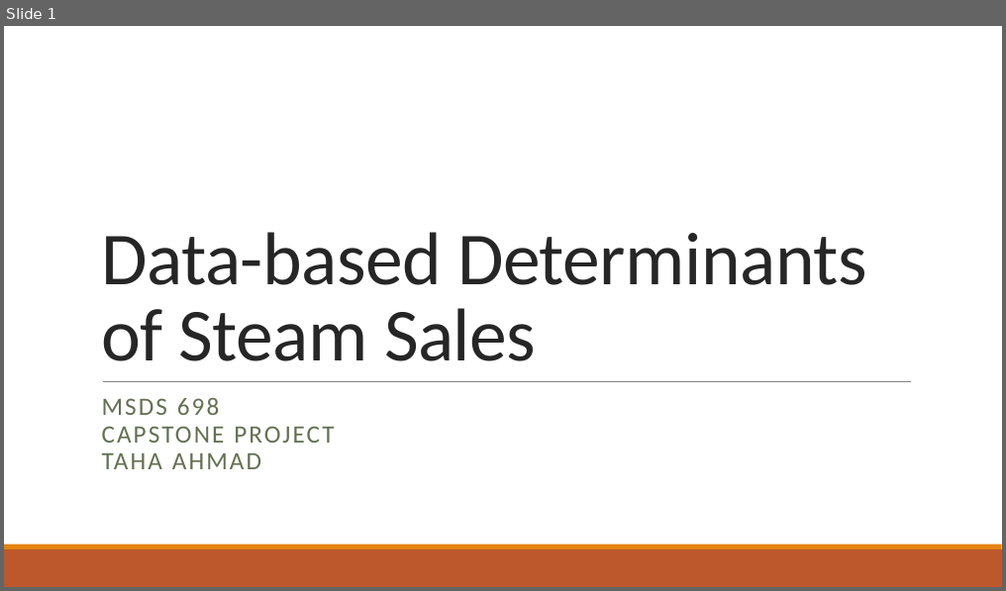
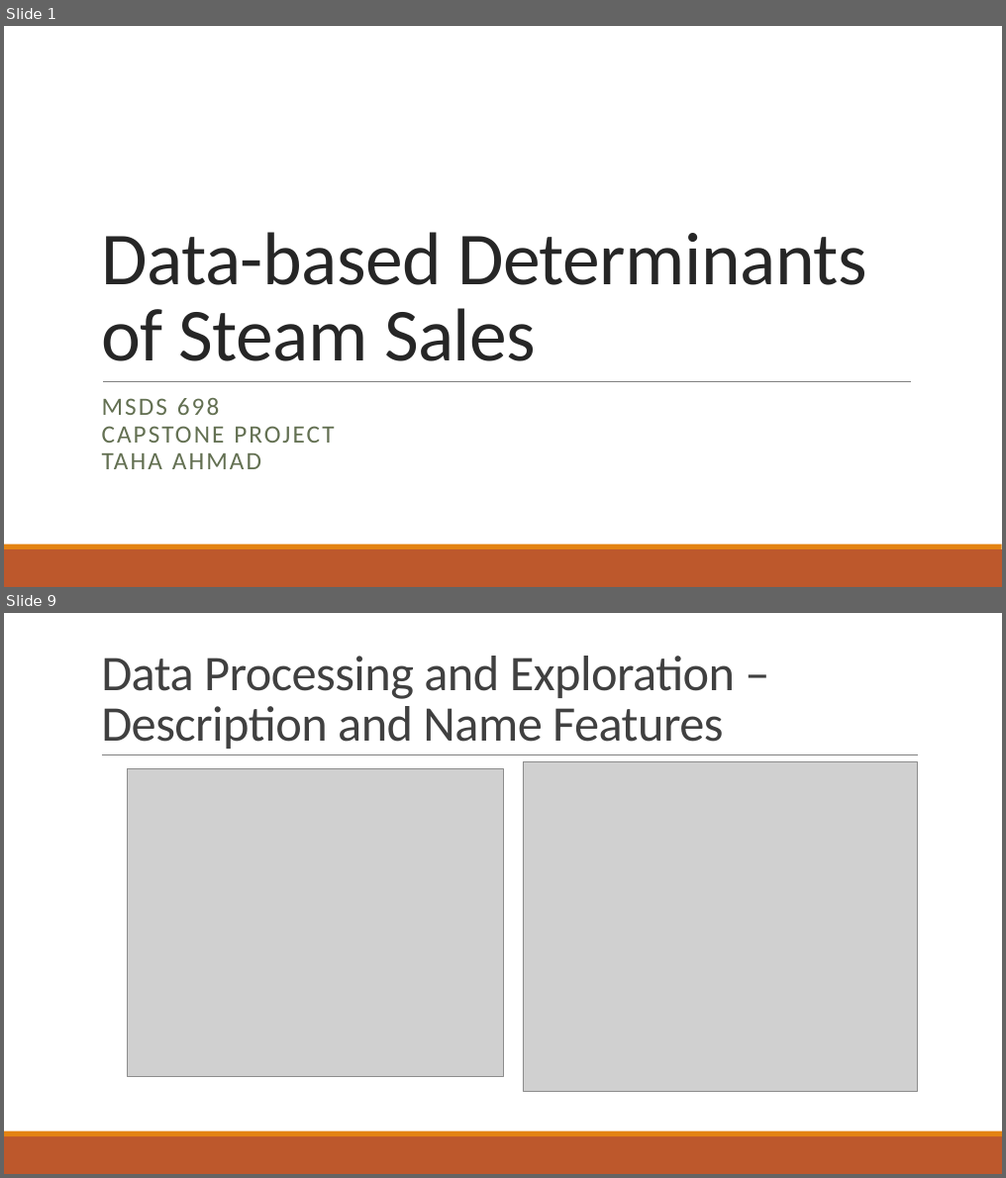
Before and after one commit to abnormalPotassium/SteamSalesModeling, a slide deck: Ahmad_698Capstone_SteamSales.pptx. Shown one above the other, each under a label of ours: slide 1 before the commit, slides 1 and 9 after it; the slides between them are not shown. The pictures are 1006x591 and 1006x1178 pixels, drawn with LibreOffice and Linux fonts; fonts in the diff are those of the drawing; grey boxes stand for pictures. Boxes give left, top, right and bottom in pixels: in the first picture for what was removed or moved away, otherwise in the second. Text is boxed around its words. In the diff, an @@ line names an element or a change of style, - is before the commit and + after.

```diff
--- a/Ahmad_698Capstone_SteamSales.pptx
+++ b/Ahmad_698Capstone_SteamSales.pptx
@@ slide 9 added at (4,613,1002,1174), background #FFFFFF; not listed: 2 template elements that a slide beside it also shows @@
@@ title added at (101,656,735,749), 48 pt, text #404040 @@
+Data Processing and Exploration – Description and Name Features
@@ line added from (102, 756) to (918, 756), #808080 0.5 pt @@
@@ picture added at (127,768,503,1076) @@
@@ picture added at (523,762,918,1092) @@
```
Also in this commit, not shown: 16 other slides added, 2 other files.
